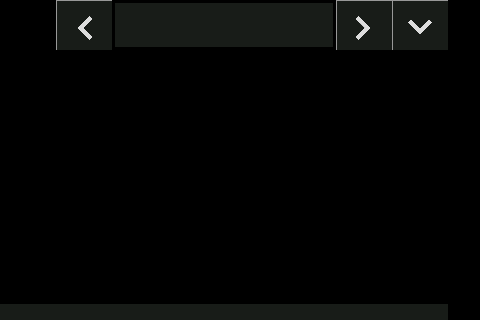
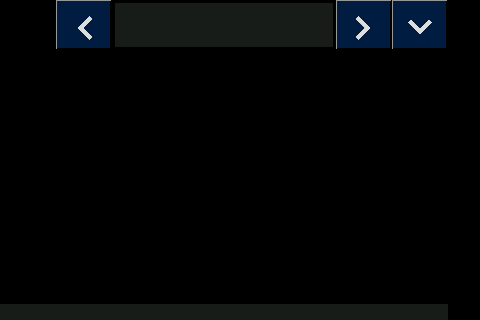
Two versions of the same layered image (480 × 320). Layer-by-layer changes:
painted on "Baggrund" over (x1=56, y1=0, x2=448, y2=50)
